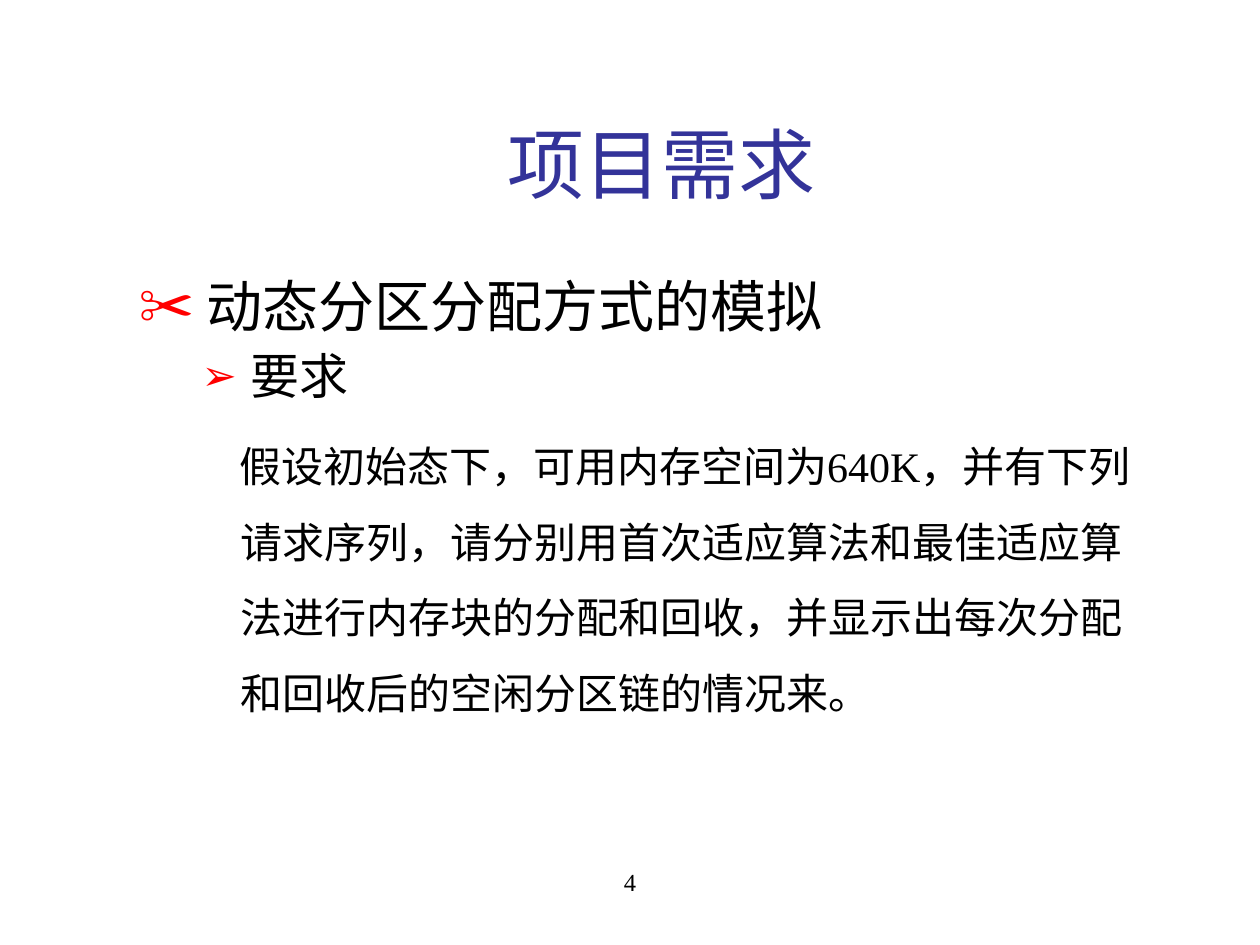
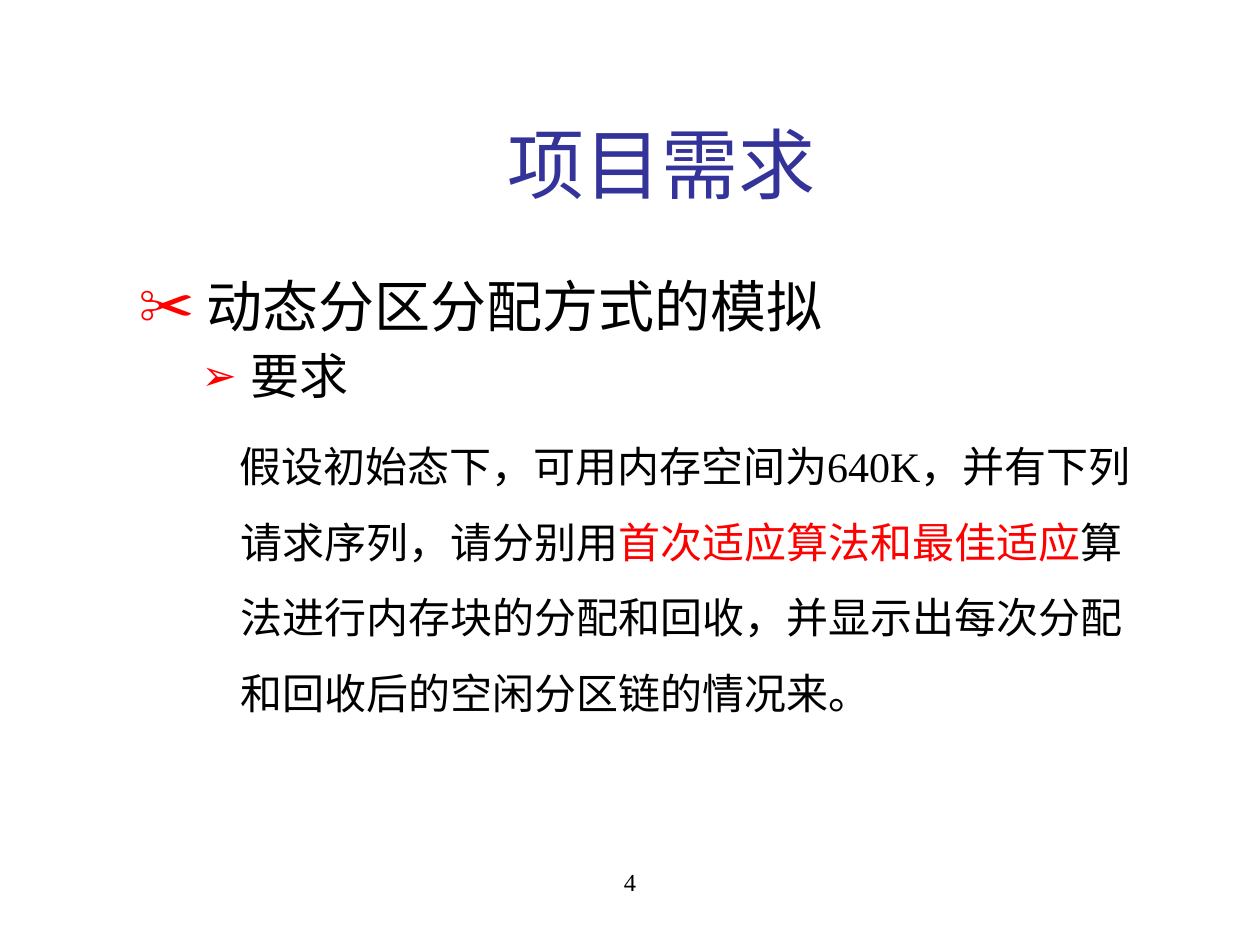
Before and after one commit to zhouzilong2020/OS, a slide deck: slide 4 of project/内存管理 6-19/02内存管理之大作业.ppt. Drawn at 1260x945 pixels with LibreOffice and Linux fonts; fonts in the diff are those of the drawing; background and template pictures are left out. Boxes give left, top, right and bottom in pixels: in the first picture for what was removed or moved away, otherwise in the second. Text is boxed around its words. In the diff, an @@ line names an element or a change of style, - is before the commit and + after.

```diff
--- a/project/内存管理 6-19/02内存管理之大作业.ppt
+++ b/project/内存管理 6-19/02内存管理之大作业.ppt
@@ text at <box>239,446,1130,713</box>: text colour #000000 to #FF0000 in "假设初始态下，可用内存空间为640K，并有下列请求序列，请分别用首次适应算法和最佳适应算法进行内存块的分配和回收，并显示 ..." @@
```
Also in this commit, not shown: 5 other files.
